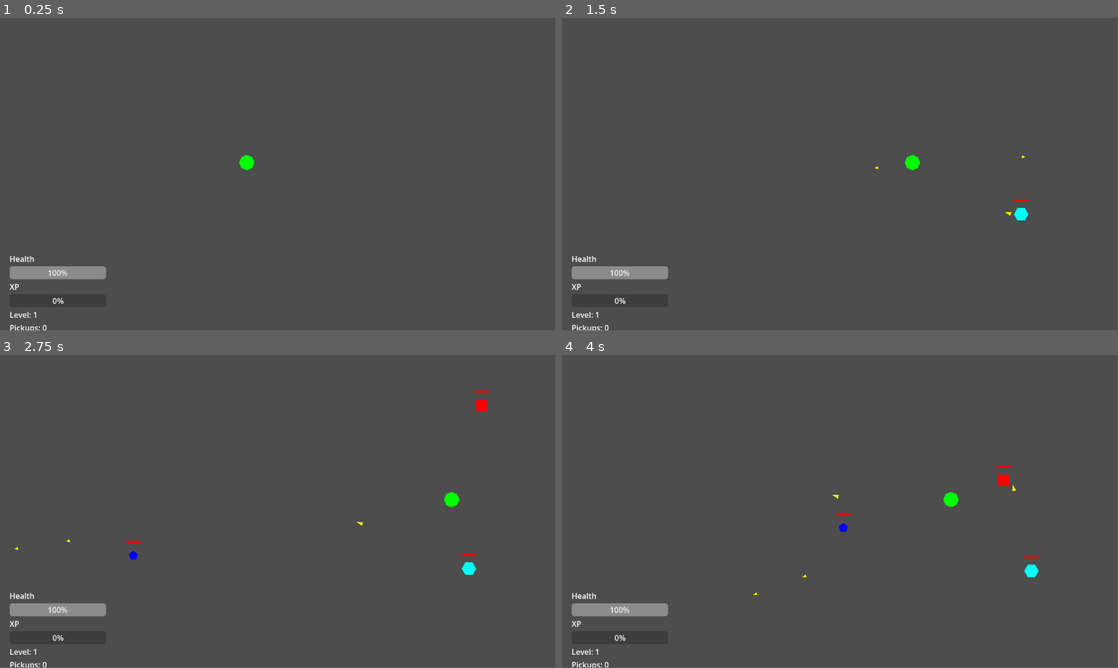
Above: before the commit, frames 1-4 (two rows, left to right).
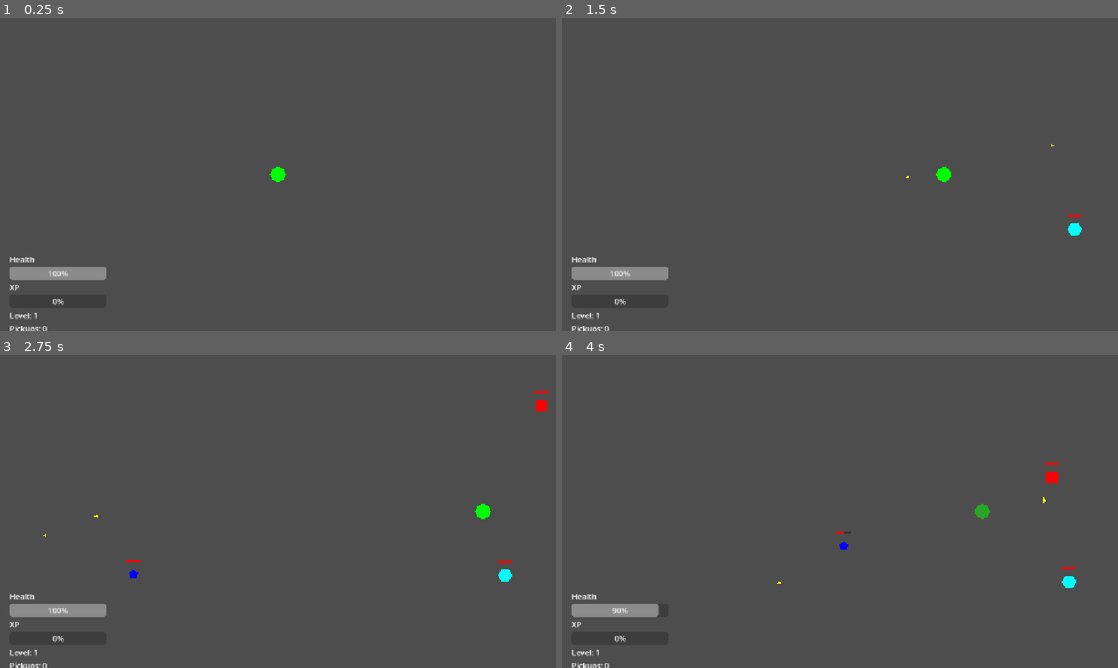
Above: after the commit, the same moments.

Repository: zaamold/Polygon-Protocol
Game: Godot game, scene res://scenes/main.tscn
Same seed, same stepped clock (60 frames per second), same inputs: the game is played once before the commit and once after it.
Inputs (mouse positions are in pixels of both pictures, inside the frame that each line leads up to):
- Up to frame 1 (0.25 s): no input
- Up to frame 2 (1.5 s): tap Enter (ui_accept) at 0.5, 0.6, 0.77, 1.07 s; move the mouse to (962, 158) at 0.52 s; hold Right (ui_right) 0.53-1.25 s; click (962, 158) at 0.67 s; drag from (728, 190) to (912, 161) at 1.27 s
- Up to frame 3 (2.75 s): move the mouse to (333, 442) at 2.02 s; hold Right (ui_right) from 2.03 s (still down); tap 1 at 2.1 s; tap Enter (ui_accept) at 2.3 s
- Up to frame 4 (4 s): release Right (ui_right) at 2.75 s; drag from (812, 574) to (1017, 498) at 2.77 s; move the mouse to (1006, 558) at 3.52 s; hold Left (ui_left) from 3.53 s (still down); tap 3 at 3.6 s; tap Enter (ui_accept) at 3.77, 3.8 s
In our replay, the window is 799x449 before the commit and 800x450 after it. These sizes can differ from the game's own. Grey fills any space a smaller window leaves; there, only what the larger window draws over its background counts as a difference.

The runs differ from the first frame. In frame 1, 0.5% of the frame differs, in the area x 1-52%, y 43-100%; in frame 2, 0.8%; in frame 3, 1.1%; in frame 4, 1.2%, in the area x 1-93%, y 34-100%.

Commit message:
feat: implement responsive viewport with dynamic arena bounds
Adds dynamic arena boundary system that scales with viewport size:
- Base resolution: 1152x648 (16:9)
- Stretch mode: canvas_items (scales scene without pixel distortion)
- Stretch aspect: expand (letterbox/pillarbox to maintain aspect ratio)
- Window aspect ratio locked to 16:9 to prevent unplayable areas
- Minimum window size: 576x324 (half base resolution)

Centralized arena bounds via ArenaConfig autoload:
- Player movement clamps to viewport bounds at startup
- Enemies (all types) respect dynamic arena bounds
- Projectiles use dynamic bounds for out-of-bounds detection
- Wave manager spawns enemies within correct viewport boundaries

Removes hardcoded 1024x600 bounds from all gameplay scripts and replaces
with viewport-based dynamic calculation. All entities now stay within the
visible playable area regardless of window size or aspect ratio.

Co-Authored-By: Claude Haiku 4.5 <noreply@anthropic.com>
Claude-Session: https://claude.ai/code/session_01S2ETCEeB986xV5GUaTkVn1

Diff:
--- a/project.godot
+++ b/project.godot
@@ -21,7 +21,19 @@
 
 [autoload]
 
+ArenaConfig="*res://scripts/arena_config.gd"
 _mcp_game_helper="*res://addons/godot_ai/runtime/game_helper.gd"
+
+[display]
+
+window/size/mode=0
+window/size/width=1152
+window/size/height=648
+window/min_size/width=576
+window/min_size/height=324
+window/stretch/mode="canvas_items"
+window/stretch/aspect="expand"
+window/content_scale_aspect_ratio=1.777778
 
 [editor_plugins]
 
@@ -29,6 +41,17 @@
 
 [input]
 
+ui_accept={
+"deadzone": 0.5,
+"events": [Object(InputEventKey,"resource_local_to_scene":false,"resource_name":"","device":-1,"window_id":0,"alt_pressed":false,"shift_pressed":false,"ctrl_pressed":false,"meta_pressed":false,"pressed":false,"keycode":4194309,"physical_keycode":0,"key_label":0,"unicode":0,"location":0,"echo":false,"script":null)
+, Object(InputEventJoypadButton,"resource_local_to_scene":false,"resource_name":"","device":-1,"button_index":0,"pressure":0.0,"pressed":false,"script":null)
+]
+}
+ui_cancel={
+"deadzone": 0.5,
+"events": [Object(InputEventJoypadButton,"resource_local_to_scene":false,"resource_name":"","device":-1,"button_index":1,"pressure":0.0,"pressed":false,"script":null)
+]
+}
 ui_left={
 "deadzone": 0.5,
 "events": [Object(InputEventKey,"resource_local_to_scene":false,"resource_name":"","device":16,"window_id":0,"alt_press …(195 unchanged characters)…
@@ -86,18 +109,7 @@
 pause={
 "deadzone": 0.5,
 "events": [Object(InputEventKey,"resource_local_to_scene":false,"resource_name":"","device":-1,"window_id":0,"alt_press …(195 unchanged characters)…
-, Object(InputEventJoypadButton,"resource_local_to_scene":false,"resource_name":"","device":-1,"button_index":6,"pressure":0.0,"script":null)
-]
-}
-ui_accept={
-"deadzone": 0.5,
-"events": [Object(InputEventKey,"resource_local_to_scene":false,"resource_name":"","device":-1,"window_id":0,"alt_pressed":false,"shift_pressed":false,"ctrl_pressed":false,"meta_pressed":false,"pressed":false,"keycode":4194309,"physical_keycode":0,"key_label":0,"unicode":0,"location":0,"echo":false,"script":null)
-, Object(InputEventJoypadButton,"resource_local_to_scene":false,"resource_name":"","device":-1,"button_index":0,"pressure":0.0,"script":null)
-]
-}
-ui_cancel={
-"deadzone": 0.5,
-"events": [Object(InputEventJoypadButton,"resource_local_to_scene":false,"resource_name":"","device":-1,"button_index":1,"pressure":0.0,"script":null)
+, Object(InputEventJoypadButton,"resource_local_to_scene":false,"resource_name":"","device":-1,"button_index":6,"pressure":0.0,"pressed":false,"script":null)
 ]
 }
 
--- /dev/null
+++ b/scripts/arena_config.gd
@@ -0,0 +1,8 @@
+extends Node
+
+var width: float = 1024.0
+var height: float = 600.0
+
+func update_bounds(w: float, h: float) -> void:
+	width = w
+	height = h
--- a/scripts/enemy.gd
+++ b/scripts/enemy.gd
@@ -58,8 +58,8 @@
 	position += velocity * delta
 
 	# Clamp to arena bounds
-	position.x = clamp(position.x, 0, 1024)
-	position.y = clamp(position.y, 0, 600)
+	position.x = clamp(position.x, 0, ArenaConfig.width)
+	position.y = clamp(position.y, 0, ArenaConfig.height)
 
 func take_damage(damage: float) -> void:
 	health -= damage
--- a/scripts/enemy_fast.gd
+++ b/scripts/enemy_fast.gd
@@ -58,8 +58,8 @@
 	position += velocity * delta
 
 	# Clamp to arena bounds
-	position.x = clamp(position.x, 0, 1024)
-	position.y = clamp(position.y, 0, 600)
+	position.x = clamp(position.x, 0, ArenaConfig.width)
+	position.y = clamp(position.y, 0, ArenaConfig.height)
 
 func take_damage(damage: float) -> void:
 	health -= damage
--- a/scripts/enemy_ranged.gd
+++ b/scripts/enemy_ranged.gd
@@ -75,8 +75,8 @@
 	position += velocity * delta
 
 	# Clamp to arena bounds
-	position.x = clamp(position.x, 0, 1024)
-	position.y = clamp(position.y, 0, 600)
+	position.x = clamp(position.x, 0, ArenaConfig.width)
+	position.y = clamp(position.y, 0, ArenaConfig.height)
 
 	# Fire projectiles at player
 	if fire_cooldown <= 0.0:
--- a/scripts/player.gd
+++ b/scripts/player.gd
@@ -22,6 +22,15 @@
 
 func _ready() -> void:
 	health = max_health
+
+	# Calculate arena dimensions from viewport to match stretch behavior
+	var viewport_rect = get_viewport().get_visible_rect()
+	arena_width = viewport_rect.size.x
+	arena_height = viewport_rect.size.y
+
+	# Update the global arena config so all objects use the same bounds
+	ArenaConfig.update_bounds(arena_width, arena_height)
+
 	# Spawn at center of arena
 	position = Vector2(arena_width / 2.0, arena_height / 2.0)
 
--- a/scripts/projectile.gd
+++ b/scripts/projectile.gd
@@ -2,8 +2,6 @@
 
 @export var speed: float = 500.0
 @export var lifetime: float = 5.0
-@export var arena_width: float = 1024.0
-@export var arena_height: float = 600.0
 
 var direction: Vector2 = Vector2.RIGHT
 var elapsed: float = 0.0
@@ -28,7 +26,7 @@
 	elapsed += delta
 
 	# Destroy if out of bounds (defensive measure)
-	if position.x < -50 or position.x > arena_width + 50 or position.y < -50 or position.y > arena_height + 50:
+	if position.x < -50 or position.x > ArenaConfig.width + 50 or position.y < -50 or position.y > ArenaConfig.height + 50:
 		_queued_for_deletion = true
 		print("Projectile destroyed (out of bounds) at ", position)
 		queue_free()
--- a/scripts/wave_manager.gd
+++ b/scripts/wave_manager.gd
@@ -3,8 +3,6 @@
 @export var enemy_scene: PackedScene = preload("res://scenes/enemy.tscn")
 @export var enemy_fast_scene: PackedScene = preload("res://scenes/enemy_fast.tscn")
 @export var enemy_ranged_scene: PackedScene = preload("res://scenes/enemy_ranged.tscn")
-@export var arena_width: float = 1024.0
-@export var arena_height: float = 600.0
 @export var spawn_delay: float = 0.8
 @export var wave_delay: float = 3.0
 
@@ -50,13 +48,13 @@
 
 	match edge:
 		0:  # top
-			spawn_pos = Vector2(randf_range(0, arena_width), -offset)
+			spawn_pos = Vector2(randf_range(0, ArenaConfig.width), -offset)
 		1:  # right
-			spawn_pos = Vector2(arena_width + offset, randf_range(0, arena_height))
+			spawn_pos = Vector2(ArenaConfig.width + offset, randf_range(0, ArenaConfig.height))
 		2:  # bottom
-			spawn_pos = Vector2(randf_range(0, arena_width), arena_height + offset)
+			spawn_pos = Vector2(randf_range(0, ArenaConfig.width), ArenaConfig.height + offset)
 		3:  # left
-			spawn_pos = Vector2(-offset, randf_range(0, arena_height))
+			spawn_pos = Vector2(-offset, randf_range(0, ArenaConfig.height))
 
 	# Randomly choose enemy type (33% each)
 	var enemy_type = randi() % 3
